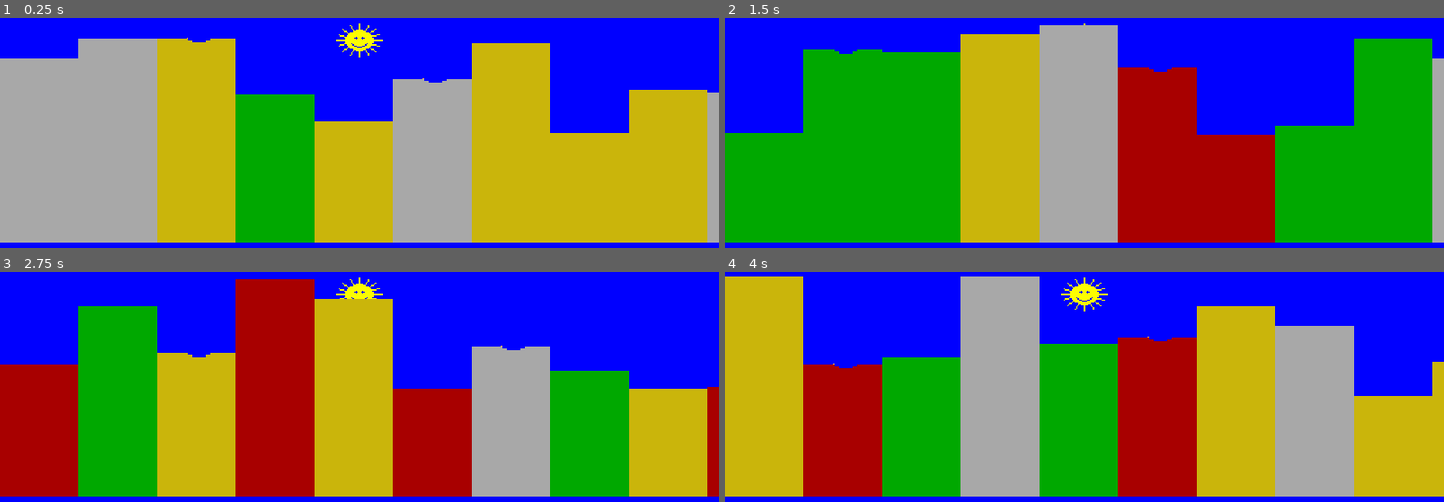
Above: before the commit, frames 1-4 (two rows, left to right).
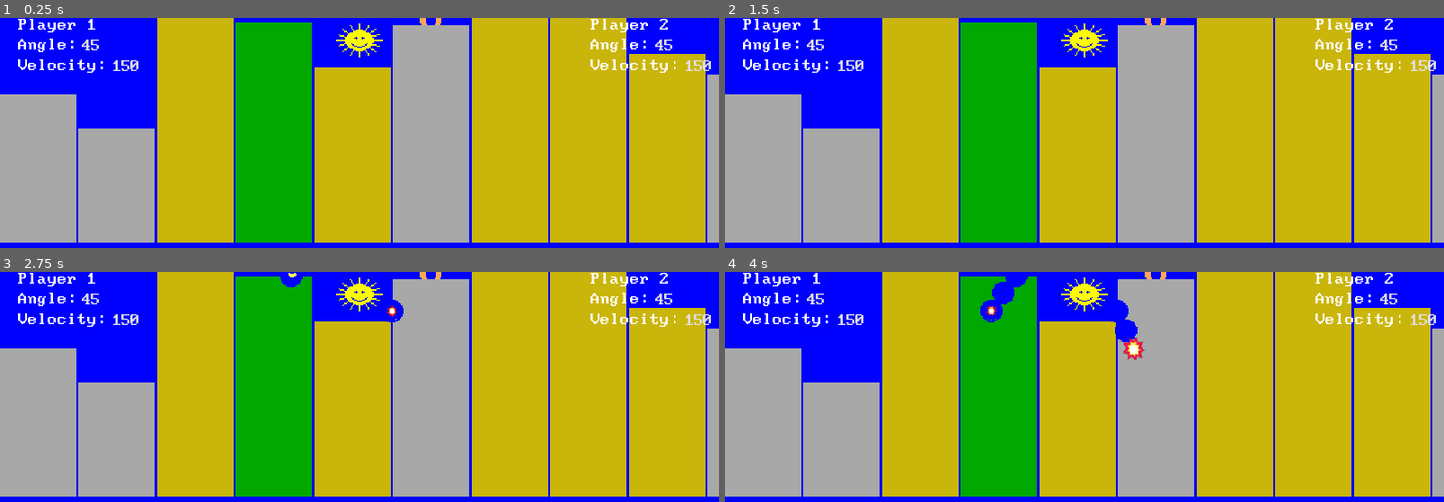
Above: after the commit, the same moments.

Repository: systemsoverload/godot-gorillas
Game: Godot game, scene res://World.tscn
Two runs of this game, one before a commit and one after it. Both use one fixed random seed, a clock stepped at 60 frames per second and the inputs below.
Inputs:
- Up to frame 1 (0.25 s): no input
- Up to frame 2 (1.5 s): tap Enter (ui_accept) at 0.5, 0.77, 0.8, 1.07, 1.35 s; tap Space (ui_select) at 0.6 s
- Up to frame 3 (2.75 s): tap Enter (ui_accept) at 1.52, 1.82, 2.3 s; tap Space (ui_select) at 1.55, 2.1 s
- Up to frame 4 (4 s): tap Enter (ui_accept) at 2.75, 3.02, 3.32, 3.6, 3.77 s; tap Space (ui_select) at 2.85 s

The runs differ from the first frame. In frame 1, 26% of the frame differs, in the area x 0-100%, y 0-98%; in frame 2, 89%; in frame 3, 69%; in frame 4, 74%.

Commit message:
Add working collisions, gravity, etc

Diff:
--- /dev/null
+++ b/Area2D.gd
@@ -0,0 +1,13 @@
+extends Area2D
+
+# Declare member variables here. Examples:
+# var a = 2
+# var b = "text"
+
+# Called when the node enters the scene tree for the first time.
+func _ready():
+	pass # Replace with function body.
+
+# Called every frame. 'delta' is the elapsed time since the previous frame.
+#func _process(delta):
+#	pass
--- a/Banana.gd
+++ b/Banana.gd
@@ -1,18 +1,66 @@
-extends RigidBody2D
+extends Area2D
 
 
-const small_explosion_effect = preload("res://SmallExplosionEffect.tscn")
-const large_explosion_effect = preload("res://LargeExplosionEffect.tscn")
+const explosion_effect = preload("res://ExplosionEffect.tscn")
+
+export(int) var velocity
+export(int) var angle
+
+# Physics variables
+export (Vector2) var GRAVITY = Vector2(0, 200)
+export (Vector2) var motion = Vector2.ZERO
+export (bool) var stopped = false
+
+var is_banana = true
+export(bool) var hit_building = false
+export(bool) var hit_gorilla = false
+export(bool) var overlapping = false
 
 
 func create_hit_effect(size):
 	var main = get_tree().current_scene
 	var hit_effect
 
-	if size == "small":
-		hit_effect = small_explosion_effect.instance()
-	elif size == "large":
-		hit_effect = large_explosion_effect.instance()
+	hit_effect = explosion_effect.instance()
+	hit_effect.init(size)
 
 	main.add_child(hit_effect)
 	hit_effect.global_position = global_position
+
+func init(angle, impulse):
+	velocity = Vector2(cos(deg2rad(angle)) * impulse * -1,
+					   sin(deg2rad(angle)) * impulse)
+
+func _physics_process(delta):
+	if not stopped:
+		position += velocity * delta
+		velocity = velocity + delta * GRAVITY
+		hit_check()
+
+func hit_check():
+	overlapping = false
+
+	for x in get_overlapping_areas():
+		# XXX - Gross duck-typing for isinstance checks, better way maybe?
+		if x.is_in_group("CollisionBuildings"):
+			hit_building = true
+
+		# Don't collide with yourself
+		# FIXME - you should be able to hit yourself _after_ throwing banana a minimal distance
+		if x.is_in_group("CollisionGorillas") and x != self.get_parent():
+			hit_gorilla = true
+
+		if x.is_in_group('CollisionA'):
+			# NOTE - reset  hit_building here otherwise _exiting_ an overlap collision causes an explosion
+			hit_building = false
+			overlapping = true
+
+	if not overlapping:
+		if hit_building:
+			velocity = Vector2.ZERO
+			create_hit_effect("small")
+			queue_free()
+		elif hit_gorilla:
+			velocity = Vector2.ZERO
+			create_hit_effect("large")
+			queue_free()
--- a/Banana.tscn
+++ b/Banana.tscn
@@ -37,9 +37,10 @@
 radius = 2.02775
 height = 3.4712
 
-[node name="Banana" type="RigidBody2D" groups=[
+[node name="Banana" type="Area2D" groups=[
 "Dynamic",
 ]]
+z_index = 10
 script = ExtResource( 1 )
 
 [node name="Sprite" type="Sprite" parent="."]
--- a/Building.gd
+++ b/Building.gd
@@ -3,6 +3,7 @@
 onready var collision_shape = $CollisionShape2D
 onready var color_rect = $ColorRect
 
+export(bool) var is_building = true
 export(Vector2) var extents setget extents_set
 
 
@@ -11,7 +12,7 @@
 	reshape collision objects to match"""
 	# FIXME - there is some kind of bug with dynamic building width + the layout
 	# code in World.gd::generate_buildings, hardcoded to 40 for now
-	self.extents = Vector2(35, randi_range(44, 100))
+	self.extents = Vector2(34, randi_range(44, 140))
 	collision_shape.set_shape(collision_shape.shape.duplicate())
 
 	# TODO - These are just debugging shapes, delete them when sprites work
@@ -28,8 +29,3 @@
 func randi_range(x, y):
 	"""Utility function to return an integer between two values"""
 	return x + randi() % (y - x)
-
-
-func _on_Building_body_entered(body):
-	body.queue_free()
-	body.create_hit_effect("large")
--- a/Building.tscn
+++ b/Building.tscn
@@ -8,6 +8,7 @@
 
 [node name="Building" type="Area2D" groups=[
 "Dynamic",
+"CollisionBuildings",
 ]]
 position = Vector2( 50, 110 )
 script = ExtResource( 1 )
@@ -22,4 +23,3 @@
 margin_bottom = 75.0
 color = Color( 0, 0.658824, 0, 1 )
 script = ExtResource( 2 )
-[connection signal="body_entered" from="." to="." method="_on_Building_body_entered"]
--- /dev/null
+++ b/ConfigMenu.gd
@@ -0,0 +1,10 @@
+extends Node
+
+
+func _input(e):
+	var key_pressed = e.as_text()
+	if key_pressed == "P":
+		get_tree().change_scene("res://StartMenu.tscn")
+	elif key_pressed == "V":
+		# TODO - Figure out what the Gorilla.bas "Intro" was?
+		pass
--- /dev/null
+++ b/ConfigMenu.tscn
@@ -0,0 +1,155 @@
+[gd_scene load_steps=6 format=2]
+
+[ext_resource path="res://ConfigMenu.gd" type="Script" id=1]
+[ext_resource path="res://pixel_font.tres" type="DynamicFont" id=2]
+
+[sub_resource type="StyleBoxEmpty" id=1]
+
+[sub_resource type="StyleBoxEmpty" id=2]
+
+[sub_resource type="StyleBoxEmpty" id=3]
+
+[node name="ConfigMenu" type="Node"]
+script = ExtResource( 1 )
+
+[node name="ColorRect" type="ColorRect" parent="."]
+anchor_right = 1.0
+anchor_bottom = 1.0
+color = Color( 0, 0, 0, 1 )
+
+[node name="Control" type="Control" parent="."]
+margin_left = 60.0
+margin_right = 700.0
+margin_bottom = 320.0
+
+[node name="Fields" type="VBoxContainer" parent="Control"]
+editor/display_folded = true
+margin_left = 84.0
+margin_top = 107.0
+margin_right = 556.0
+margin_bottom = 213.0
+
+[node name="Player1Name" type="HBoxContainer" parent="Control/Fields"]
+margin_right = 472.0
+margin_bottom = 14.0
+
+[node name="Label" type="Label" parent="Control/Fields/Player1Name"]
+margin_right = 360.0
+margin_bottom = 14.0
+custom_fonts/font = ExtResource( 2 )
+text = "Name of Player 1 (Default = 'Player 1'):"
+
+[node name="Value" type="LineEdit" parent="Control/Fields/Player1Name"]
+margin_left = 364.0
+margin_right = 472.0
+margin_bottom = 14.0
+custom_styles/read_only = SubResource( 1 )
+custom_styles/focus = SubResource( 2 )
+custom_styles/normal = SubResource( 3 )
+custom_fonts/font = ExtResource( 2 )
+
+[node name="Spacer" type="HBoxContainer" parent="Control/Fields"]
+margin_top = 18.0
+margin_right = 472.0
+margin_bottom = 18.0
+
+[node name="Player2Name" type="HBoxContainer" parent="Control/Fields"]
+margin_top = 22.0
+margin_right = 472.0
+margin_bottom = 36.0
+
+[node name="Label" type="Label" parent="Control/Fields/Player2Name"]
+margin_right = 360.0
+margin_bottom = 14.0
+custom_fonts/font = ExtResource( 2 )
+text = "Name of Player 2 (Default = 'Player 2'):"
+
+[node name="Value" type="LineEdit" parent="Control/Fields/Player2Name"]
+margin_left = 364.0
+margin_right = 472.0
+margin_bottom = 14.0
+custom_styles/read_only = SubResource( 1 )
+custom_styles/focus = SubResource( 2 )
+custom_styles/normal = SubResource( 3 )
+custom_fonts/font = ExtResource( 2 )
+
+[node name="Spacer2" type="HBoxContainer" parent="Control/Fields"]
+margin_top = 40.0
+margin_right = 472.0
+margin_bottom = 40.0
+
+[node name="Points" type="HBoxContainer" parent="Control/Fields"]
+margin_top = 44.0
+margin_right = 472.0
+margin_bottom = 58.0
+
+[node name="Label" type="Label" parent="Control/Fields/Points"]
+margin_right = 333.0
+margin_bottom = 14.0
+custom_fonts/font = ExtResource( 2 )
+text = "Gravity in Meters/Sec ( Earth = 9.8)?"
+
+[node name="Value" type="LineEdit" parent="Control/Fields/Points"]
+margin_left = 337.0
+margin_right = 445.0
+margin_bottom = 14.0
+custom_styles/read_only = SubResource( 1 )
+custom_styles/focus = SubResource( 2 )
+custom_styles/normal = SubResource( 3 )
+custom_fonts/font = ExtResource( 2 )
+
+[node name="Spacer3" type="HBoxContainer" parent="Control/Fields"]
+margin_top = 62.0
+margin_right = 472.0
+margin_bottom = 62.0
+
+[node name="Gravity" type="HBoxContainer" parent="Control/Fields"]
+margin_top = 66.0
+margin_right = 472.0
+margin_bottom = 80.0
+
+[node name="Label" type="Label" parent="Control/Fields/Gravity"]
+margin_right = 351.0
+margin_bottom = 14.0
+custom_fonts/font = ExtResource( 2 )
+text = "Play to how many points ( Default = 3)?"
+
+[node name="Value" type="LineEdit" parent="Control/Fields/Gravity"]
+margin_left = 355.0
+margin_right = 463.0
+margin_bottom = 14.0
+custom_styles/read_only = SubResource( 1 )
+custom_styles/focus = SubResource( 2 )
+custom_styles/normal = SubResource( 3 )
+custom_fonts/font = ExtResource( 2 )
+
+[node name="Spacer4" type="HBoxContainer" parent="Control/Fields"]
+margin_top = 84.0
+margin_right = 472.0
+margin_bottom = 84.0
+
+[node name="Gravity2" type="HBoxContainer" parent="Control/Fields"]
+margin_top = 88.0
+margin_right = 472.0
+margin_bottom = 88.0
+
+[node name="Label" type="Label" parent="Control"]
+margin_left = 84.0
+margin_top = 195.0
+margin_right = 450.0
+margin_bottom = 209.0
+custom_fonts/font = ExtResource( 2 )
+text = "--------------"
+align = 1
+
+[node name="Instructions2" type="Label" parent="Control"]
+margin_left = 29.05
+margin_top = 228.2
+margin_right = 501.05
+margin_bottom = 293.2
+custom_fonts/font = ExtResource( 2 )
+text = "V = View Intro
+P = Play Game
+
+Your Choice?"
+align = 1
--- /dev/null
+++ b/ExplosionEffect.gd
@@ -0,0 +1,11 @@
+extends Node2D
+
+
+func init(size):
+	var small_explosion = $SmallExplosion
+	var large_explosion = $LargeExplosion
+
+	if size == "small":
+		small_explosion.visible = true
+	else:
+		large_explosion.visible = true
--- /dev/null
+++ b/ExplosionEffect.tscn
@@ -0,0 +1,79 @@
+[gd_scene load_steps=8 format=2]
+
+[ext_resource path="res://ExplosionEffect.gd" type="Script" id=1]
+[ext_resource path="res://assets/explosion.png" type="Texture" id=2]
+[ext_resource path="res://assets/small-explosion.ogg" type="AudioStream" id=3]
+[ext_resource path="res://assets/explosion_large.png" type="Texture" id=4]
+
+[sub_resource type="RectangleShape2D" id=3]
+
+[sub_resource type="Animation" id=1]
+resource_name = "explode"
+length = 0.65
+tracks/0/type = "value"
+tracks/0/path = NodePath(".:frame")
+tracks/0/interp = 1
+tracks/0/loop_wrap = true
+tracks/0/imported = false
+tracks/0/enabled = true
+tracks/0/keys = {
+"times": PoolRealArray( 0, 0.2, 0.4, 0.6 ),
+"transitions": PoolRealArray( 1, 1, 1, 1 ),
+"update": 1,
+"values": [ 1, 2, 3, 5 ]
+}
+
+[sub_resource type="Animation" id=2]
+resource_name = "explode"
+length = 0.65
+tracks/0/type = "value"
+tracks/0/path = NodePath(".:frame")
+tracks/0/interp = 1
+tracks/0/loop_wrap = true
+tracks/0/imported = false
+tracks/0/enabled = true
+tracks/0/keys = {
+"times": PoolRealArray( 0, 0.2, 0.4, 0.6 ),
+"transitions": PoolRealArray( 1, 1, 1, 1 ),
+"update": 1,
+"values": [ 1, 2, 3, 5 ]
+}
+
+[node name="ExplosionEffect" type="Node2D" groups=[
+"Dynamic",
+]]
+script = ExtResource( 1 )
+
+[node name="Area2D" type="Area2D" parent="." groups=[
+"CollisionA",
+]]
+
+[node name="CollisionShape2D" type="CollisionShape2D" parent="Area2D"]
+shape = SubResource( 3 )
+
+[node name="SmallExplosion" type="Sprite" parent="."]
+visible = false
+texture = ExtResource( 2 )
+hframes = 6
+frame = 3
+
+[node name="AudioStreamPlayer" type="AudioStreamPlayer" parent="SmallExplosion"]
+stream = ExtResource( 3 )
+autoplay = true
+
+[node name="AnimationPlayer" type="AnimationPlayer" parent="SmallExplosion"]
+autoplay = "explode"
+anims/explode = SubResource( 1 )
+
+[node name="LargeExplosion" type="Sprite" parent="."]
+visible = false
+texture = ExtResource( 4 )
+hframes = 6
+frame = 5
+
+[node name="AudioStreamPlayer" type="AudioStreamPlayer" parent="LargeExplosion"]
+autoplay = true
+
+[node name="AnimationPlayer" type="AnimationPlayer" parent="LargeExplosion"]
+autoplay = "explode"
+anims/explode = SubResource( 2 )
--- a/Gorilla.gd
+++ b/Gorilla.gd
@@ -1,12 +1,34 @@
 extends Area2D
 
 onready var Banana = preload("res://Banana.tscn")
-export(String) var Name = "Monkey"
+onready var controls = $PlayerInput
+
+var player_name
+var player_number
 
 
-func _on_Gorilla_body_entered(body):
-	print(body.owner)
+func _ready():
+	controls.player_name = player_name
 
-	if body.owner != self:
-		body.queue_free()
-		body.create_hit_effect("large")
+	if player_number == 1:
+		controls.rect_global_position = Vector2(10, 0)
+	else:
+		controls.rect_global_position = Vector2(520, 0)
+
+
+func init(player_number, player_name):
+	self.player_name = player_name
+	self.player_number = player_number
+
+
+func throw_banana():
+	var banana = Banana.instance()
+	var angle = controls.angle
+
+	if player_number == 1:
+		angle += 180
+	else:
+		angle += 270
+
+	banana.init(angle, controls.velocity)
+	add_child(banana)
--- a/Gorilla.tscn
+++ b/Gorilla.tscn
@@ -1,7 +1,8 @@
-[gd_scene load_steps=6 format=2]
+[gd_scene load_steps=7 format=2]
 
 [ext_resource path="res://Gorilla.gd" type="Script" id=1]
-[ext_resource path="res://assets/gorilla.png" type="Texture" id=2]
+[ext_resource path="res://PlayerUI.tscn" type="PackedScene" id=2]
+[ext_resource path="res://assets/gorilla.png" type="Texture" id=3]
 
 [sub_resource type="Animation" id=1]
 resource_name = "Dance"
@@ -41,12 +42,19 @@
 
 [node name="Gorilla" type="Area2D" groups=[
 "Dynamic",
+"CollisionGorillas",
 ]]
 position = Vector2( 0, -15 )
 script = ExtResource( 1 )
 
+[node name="PlayerInput" parent="." instance=ExtResource( 2 )]
+margin_left = -120.0
+margin_top = -95.0
+margin_right = 73.0
+margin_bottom = -63.0
+
 [node name="Sprite" type="Sprite" parent="."]
-texture = ExtResource( 2 )
+texture = ExtResource( 3 )
 hframes = 4
 
 [node name="SpriteAnimator" type="AnimationPlayer" parent="Sprite"]
@@ -56,4 +64,3 @@
 [node name="CollisionShape2D" type="CollisionShape2D" parent="."]
 position = Vector2( 0, 1 )
 shape = SubResource( 3 )
-[connection signal="body_entered" from="." to="." method="_on_Gorilla_body_entered"]
--- a/LargeExplosionEffect.tscn
+++ /dev/null
@@ -1,29 +0,0 @@
-[gd_scene load_steps=3 format=2]
-
-[ext_resource path="res://assets/explosion_large.png" type="Texture" id=1]
-
-[sub_resource type="Animation" id=1]
-resource_name = "explode"
-length = 0.65
-tracks/0/type = "value"
-tracks/0/path = NodePath(".:frame")
-tracks/0/interp = 1
-tracks/0/loop_wrap = true
-tracks/0/imported = false
-tracks/0/enabled = true
-tracks/0/keys = {
-"times": PoolRealArray( 0, 0.1, 0.2, 0.3, 0.4, 0.5, 0.6 ),
-"transitions": PoolRealArray( 1, 1, 1, 1, 1, 1, 1 ),
-"update": 1,
-"values": [ 3, 2, 1, 2, 3, 4, 5 ]
-}
-
-[node name="SmallExplosionEffect" type="Node2D"]
-
-[node name="Sprite" type="Sprite" parent="."]
-texture = ExtResource( 1 )
-hframes = 6
-frame = 5
-
-[node name="AnimationPlayer" type="AnimationPlayer" parent="Sprite"]
-anims/explode = SubResource( 1 )
--- /dev/null
+++ b/NumericLineEdit.gd
@@ -0,0 +1,19 @@
+extends LineEdit
+
+export var regexLimitString = '[0-9]'
+
+func _on_NumericLineEdit_text_changed(new_text):
+	if regexLimitString.length() != 0:
+		var cursorPos = get_cursor_position()
+		set_text(returnSpecificSymbolsOnly(new_text, regexLimitString))
+		set_cursor_position(cursorPos)
+
+func returnSpecificSymbolsOnly(enteredText,regex):
+	var word = ''
+	for letter in enteredText:
+		var resultingText = RegEx.new()
+		resultingText.compile(regex)
+
+		if resultingText.search(letter, 0, -1):
+			word += letter
+	return word
--- /dev/null
+++ b/NumericLineEdit.tscn
@@ -0,0 +1,25 @@
+[gd_scene load_steps=6 format=2]
+
+[ext_resource path="res://pixel_font.tres" type="DynamicFont" id=1]
+[ext_resource path="res://NumericLineEdit.gd" type="Script" id=2]
+
+[sub_resource type="StyleBoxEmpty" id=1]
+
+[sub_resource type="StyleBoxEmpty" id=2]
+
+[sub_resource type="StyleBoxEmpty" id=3]
+
+[node name="NumericLineEdit" type="LineEdit"]
+margin_right = 40.0
+margin_bottom = 14.0
+focus_mode = 1
+custom_styles/read_only = SubResource( 1 )
+custom_styles/focus = SubResource( 2 )
+custom_styles/normal = SubResource( 3 )
+custom_fonts/font = ExtResource( 1 )
+max_length = 3
+focus_mode = 1
+context_menu_enabled = false
+caret_blink = true
+script = ExtResource( 2 )
+[connection signal="text_changed" from="." to="." method="_on_NumericLineEdit_text_changed"]
--- /dev/null
+++ b/PlayerUI.gd
@@ -0,0 +1,17 @@
+extends CenterContainer
+
+export(int) var velocity setget ,get_velocity
+export(int) var angle setget ,get_angle
+export(String) var player_name setget set_player_name, get_player_name
+
+func get_velocity():
+	return int($VBoxContainer/Velocity/Value.text)
+
+func get_angle():
+	return int($VBoxContainer/Angle/Value.text)
+
+func get_player_name():
+	$VBoxContainer/Name.textpass
+
+func set_player_name(_player_name):
+	$VBoxContainer/Name.text = _player_name
--- /dev/null
+++ b/PlayerUI.tscn
@@ -0,0 +1,54 @@
+[gd_scene load_steps=4 format=2]
+
+[ext_resource path="res://PlayerUI.gd" type="Script" id=1]
+[ext_resource path="res://pixel_font.tres" type="DynamicFont" id=2]
+[ext_resource path="res://NumericLineEdit.tscn" type="PackedScene" id=3]
+
+[node name="PlayerUI" type="CenterContainer"]
+margin_left = 10.0
+margin_right = 203.0
+margin_bottom = 32.0
+script = ExtResource( 1 )
+
+[node name="VBoxContainer" type="VBoxContainer" parent="."]
+margin_right = 193.0
+margin_bottom = 50.0
+
+[node name="Name" type="Label" parent="VBoxContainer"]
+margin_right = 193.0
+margin_bottom = 14.0
+custom_fonts/font = ExtResource( 2 )
+
+[node name="Angle" type="HBoxContainer" parent="VBoxContainer"]
+margin_top = 18.0
+margin_right = 193.0
+margin_bottom = 32.0
+
+[node name="Label" type="Label" parent="VBoxContainer/Angle"]
+margin_right = 54.0
+margin_bottom = 14.0
+custom_fonts/font = ExtResource( 2 )
+text = "Angle:"
+
+[node name="Value" parent="VBoxContainer/Angle" instance=ExtResource( 3 )]
+margin_left = 58.0
+margin_right = 166.0
+text = "45"
+
+[node name="Velocity" type="HBoxContainer" parent="VBoxContainer"]
+margin_top = 36.0
+margin_right = 193.0
+margin_bottom = 50.0
+
+[node name="Label" type="Label" parent="VBoxContainer/Velocity"]
+margin_right = 81.0
+margin_bottom = 14.0
+custom_fonts/font = ExtResource( 2 )
+text = "Velocity:"
+
+[node name="Value" parent="VBoxContainer/Velocity" instance=ExtResource( 3 )]
+margin_left = 85.0
+margin_right = 193.0
+focus_mode = 2
+text = "150"
+focus_mode = 2
--- a/RandomSeed.gd
+++ /dev/null
@@ -1,6 +0,0 @@
-extends Node
-"""Simple singleton to force random seed for entire game"""
-
-func _ready():
-
-	randomize()
--- a/SmallExplosionEffect.tscn
+++ /dev/null
@@ -1,29 +0,0 @@
-[gd_scene load_steps=3 format=2]
-
-[ext_resource path="res://assets/explosion.png" type="Texture" id=1]
-
-[sub_resource type="Animation" id=1]
-resource_name = "explode"
-length = 0.65
-tracks/0/type = "value"
-tracks/0/path = NodePath(".:frame")
-tracks/0/interp = 1
-tracks/0/loop_wrap = true
-tracks/0/imported = false
-tracks/0/enabled = true
-tracks/0/keys = {
-"times": PoolRealArray( 0, 0.1, 0.2, 0.3, 0.4, 0.5, 0.6 ),
-"transitions": PoolRealArray( 1, 1, 1, 1, 1, 1, 1 ),
-"update": 1,
-"values": [ 3, 2, 1, 2, 3, 4, 5 ]
-}
-
-[node name="SmallExplosionEffect" type="Node2D"]
-
-[node name="Sprite" type="Sprite" parent="."]
-texture = ExtResource( 1 )
-hframes = 6
-frame = 5
-
-[node name="AnimationPlayer" type="AnimationPlayer" parent="Sprite"]
-anims/explode = SubResource( 1 )
--- a/StartMenu.gd
+++ b/StartMenu.gd
@@ -7,3 +7,7 @@
 	VisualServer.set_default_clear_color(Color.blue)
 	gorilla_1.play('Dance')
 	gorilla_2.play('Dance')
+
+func _process(delta):
+	if Input.is_action_just_pressed("ui_accept"):
+		get_tree().change_scene("res://World.tscn")
--- a/World.gd
+++ b/World.gd
@@ -4,27 +4,50 @@
 onready var Building = preload("res://Building.tscn")
 onready var Banana = preload("res://Banana.tscn")
 
+var player_1 = null
+var player_2 = null
+
+var active_player
+
+
+#func play_turn():
+#	yield(active_player.play_turn(), "completed")
+#	var new_index = active_player.index % players.length()
+#	active_player = get_child(new_index)
+
 
 func _ready():
 	VisualServer.set_default_clear_color(Color.blue)
+	# Seed random
+	randomize()
+
+	player_1 = Gorilla.instance()
+	player_1.init(1, "Player 1")
+	player_2 = Gorilla.instance()
+	player_2.init(2, "Player 2")
+
 	generate_buildings()
+
 
 func _process(delta):
 #	# XXX - just for debugging
-	if Input.is_action_just_pressed("ui_accept"):
+	if Input.is_action_just_pressed("ui_refresh"):
 		for d in get_tree().get_nodes_in_group("Dynamic"):
 			d.queue_free()
+		generate_buildings()
 
-		generate_buildings()
+	if Input.is_action_just_pressed("ui_select"):
+		player_2.throw_banana()
+		player_1.throw_banana()
 
 func generate_buildings():
 	var last_x = 0
 	var next_x = 0
 	var vp_size = get_viewport().size
+	var buildings = []
 
 	# XXX - 12 is just enough buildings to fill the test resolution
 	# this should be smarter
-	var buildings = []
 	for x in 12:
 		var building = Building.instance()
 		buildings.append(building)
@@ -35,35 +58,28 @@
 		if last_x == 0:
 			next_x = building.extents.x
 		else:
-			next_x += building.extents.x * 2
+			# Place all subsequent buildings 1 building + 2 px over to create small amount of
+			# daylight between them
+			next_x += building.extents.x * 2 + 2
 
 		last_x = next_x
 		building.position.x = next_x
+
+		# Place bottom edge of building on the bottom of the screen
 		building.position.y = vp_size.y / 2 - building.extents.y
 
-	# Place player1
-	place_gorilla(buildings[randi_range(0, 3)])
-	place_gorilla(buildings[randi_range(5, 7)])
+	# Place players
+	place_gorilla(player_1, buildings[randi_range(0, 3)])
+	place_gorilla(player_2, buildings[randi_range(5, 7)])
 
 
-func place_gorilla(building):
-	var gorilla = Gorilla.instance()
+func place_gorilla(gorilla, building):
 	var gorilla_height = gorilla.get_node('Sprite').get_texture().get_size().y
 	gorilla.position.x = building.position.x
 	gorilla.position.y = building.position.y - building.extents.y - (gorilla_height / 2)
 	add_child(gorilla)
+	return gorilla
 
-	# FIXME - just debugging
-	throw_banana(gorilla, 45, 45)
-
-
-func throw_banana(gorilla, velocity, angle):
-	var banana = Banana.instance()
-	banana.owner = gorilla
-	banana.position = gorilla.position
-	add_child(banana)
-
-	banana.apply_impulse(Vector2(), Vector2(145, -65))
 
 func randi_range(x, y):
 	"""Utility function to return an integer between two values"""
--- a/project.godot
+++ b/project.godot
@@ -18,10 +18,6 @@
 config/name="Gorillas"
 run/main_scene="res://World.tscn"
 config/icon="res://icon.png"
-
-[autoload]
-
-RandomSeed="*res://RandomSeed.gd"
 
 [display]
 
@@ -56,6 +52,18 @@
 "svg/scale": 1.0
 }
 
+[input]
+
+ui_refresh={
+"deadzone": 0.5,
+"events": [ Object(InputEventKey,"resource_local_to_scene":false,"resource_name":"","device":0,"alt":false,"shift":false,"control":false,"meta":false,"command":false,"pressed":false,"scancode":16777248,"unicode":0,"echo":false,"script":null)
+ ]
+}
+
+[physics]
+
+common/physics_fps=120
+
 [rendering]
 
 quality/driver/driver_name="GLES2"
Binary file changed: assets/explosion.png
Binary file changed: assets/explosion_large.png
Not shown, added: assets/large-explosion.ogg.import
Not shown, added: assets/small-explosion.ogg.import
Not shown, added: assets/large-explosion.ogg
Not shown, added: assets/small-explosion.ogg
